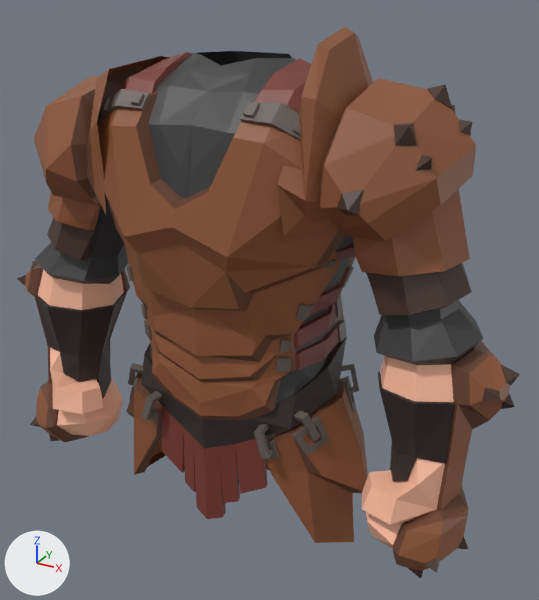
Renders of the COLLADA model Models/Blend/Chestplate/ChitinChestplate.dae from each side of a commit.
The view is the same before and after, from a 50 mm lens placed at (3.75, -6.11, 7.56), pointed at (0.27, 0.21, 4.4). The lights are fixed; the arrows at lower left show +X, +Y and +Z. Vertices at the same position are counted once.

Objects in the first picture: 'ChitinChestplate'.
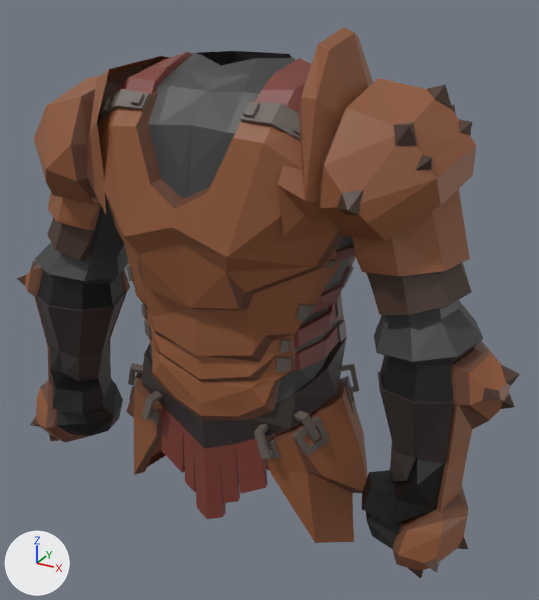
The edits, one by one:
me_untitled_026 has 1965 vertices, 3506 faces and spans x -2.89..2.91, y -1.06..1.23, z 1.76..7.14.
me_untitled_026 is used by ob_chitinchestplate; location (0.0, 0.0, 0.0).
me_untitled_026 part 1: 264 faces centred in x -2.5..2.51, y -0.67..0.4, z 2.36..4.7 are repainted in the vertex colours; the middle colour goes from beige #ffbfa1 to black #000000.

Boxes [x1, y1, x2, y2] around the edits, measured in the pictures (539 x 600 px):
part 1 of me_untitled_026, recoloured (beige to black)
    both: [38, 269, 454, 549]
